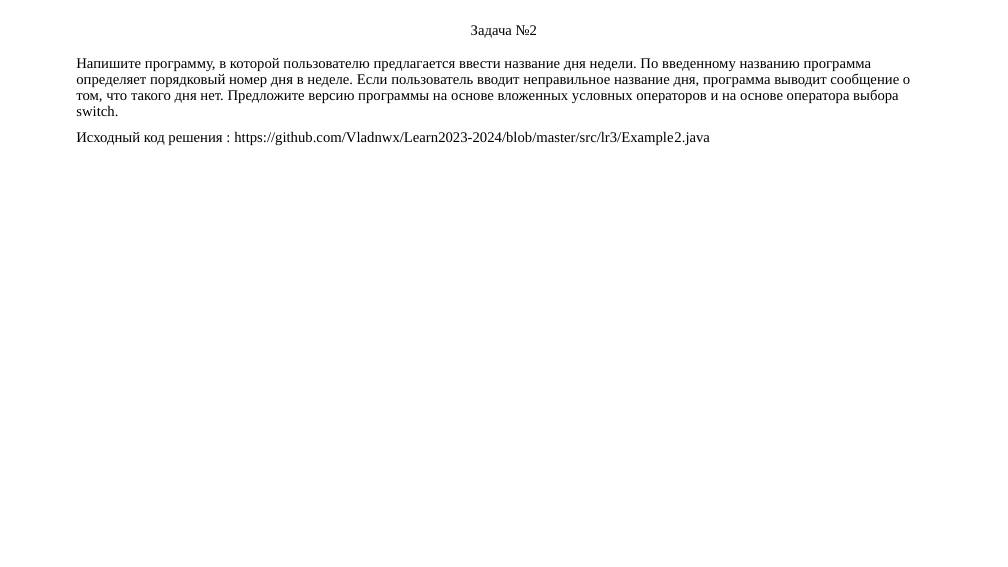
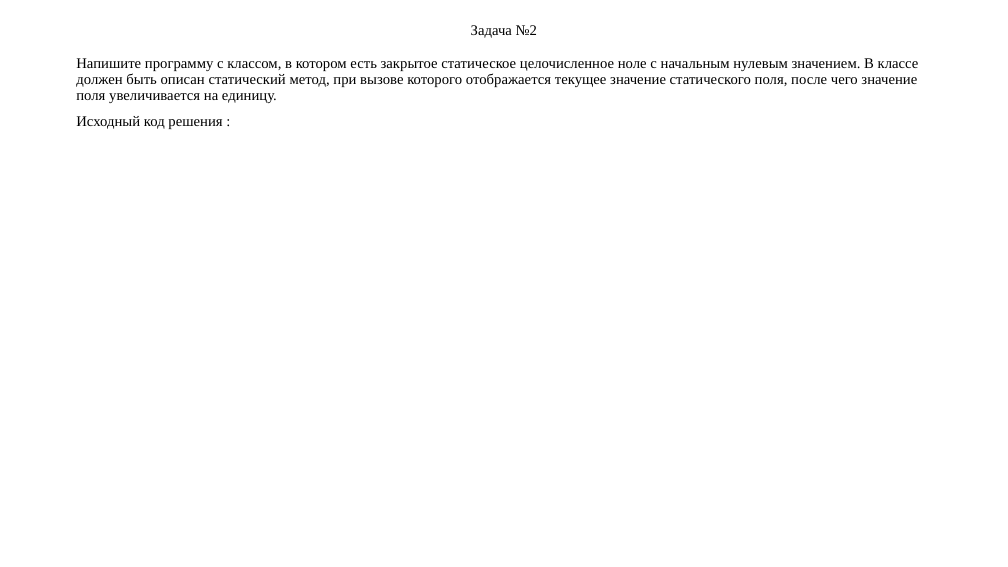
Before and after one commit to Vladnwx/Learn2023-2024, a slide deck: slide 4 of src/lr6/РИЗ-130916у Савельев В.Н. Отчет о выполнении ЛР6.pptx. Drawn at 1008x567 pixels with LibreOffice and Linux fonts; fonts in the diff are those of the drawing. Boxes give left, top, right and bottom in pixels: in the first picture for what was removed or moved away, otherwise in the second. Text is boxed around its words. In the diff, an @@ line names an element or a change of style, - is before the commit and + after.

```diff
--- a/src/lr6/РИЗ-130916у Савельев В.Н. Отчет о выполнении ЛР6.pptx
+++ b/src/lr6/РИЗ-130916у Савельев В.Н. Отчет о выполнении ЛР6.pptx
@@ text at bbox=[76, 58, 919, 129]: text changed @@
-Напишите программу, в которой пользователю предлагается ввести название дня недели. По введенному названию программа определяет порядковый номер дня в неделе. Если пользователь вводит неправильное название дня, программа выводит сообщение о том, что такого дня нет. Предложите версию программы на основе вложенных условных операторов и на основе оператора выбора switch.
-Исходный код решения : https://github.com/Vladnwx/Learn2023-2024/blob/master/src/lr3/Example2.java
+Напишите программу с классом, в котором есть закрытое статическое целочисленное ноле с начальным нулевым значением. В классе должен быть описан статический метод, при вызове которого отображается текущее значение статического поля, после чего значение поля увеличивается на единицу.
+Исходный код решения :
```
Also in this commit, not shown: 12 other slides changed, 2 other files.
